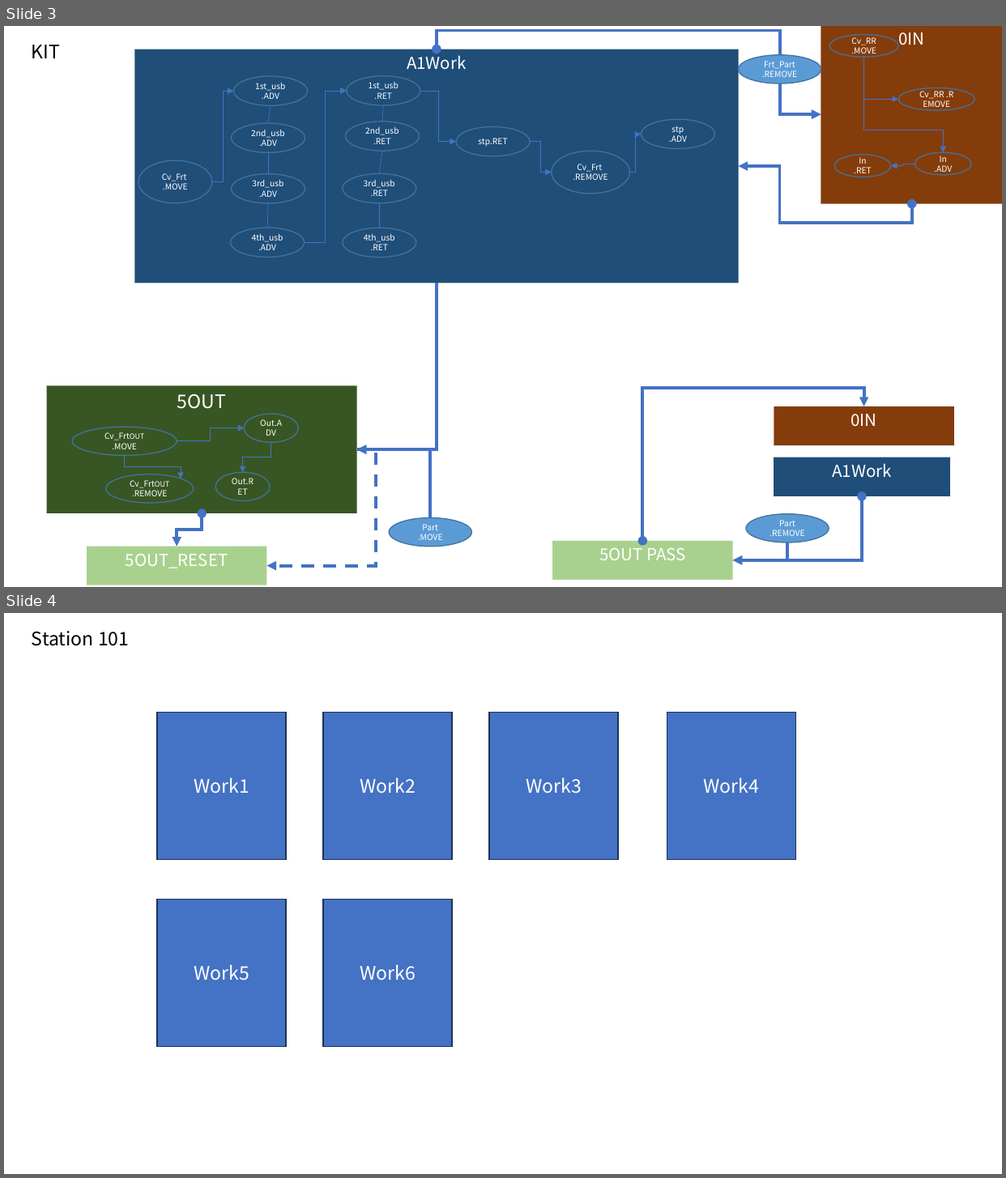
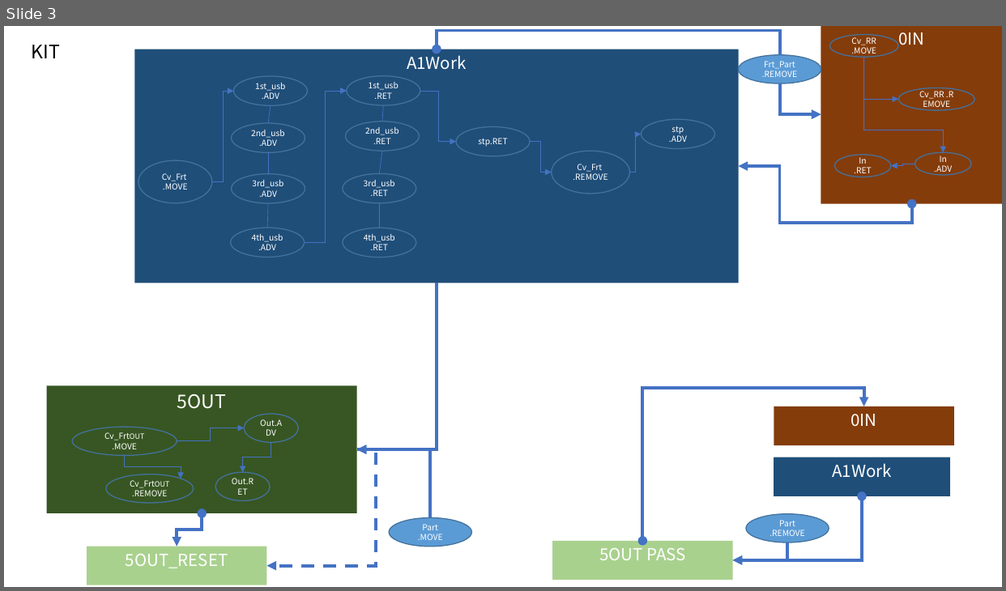
Before and after one commit to DualsoftDev/ds, a slide deck: DsDotNet/src/UnitTest/UnitTest.Model/ImportOfficeExample/Sample/kit.pptx. Shown one above the other, each under a label of ours: slides 3 and 4 before the commit, slide 3 after it. The pictures are 1006x1178 and 1006x591 pixels, drawn with LibreOffice and Linux fonts; fonts in the diff are those of the drawing. Boxes give left, top, right and bottom in pixels: in the first picture for what was removed or moved away, otherwise in the second. Text is boxed around its words. In the diff, an @@ line names an element or a change of style, - is before the commit and + after.

```diff
--- a/DsDotNet/src/UnitTest/UnitTest.Model/ImportOfficeExample/Sample/kit.pptx
+++ b/DsDotNet/src/UnitTest/UnitTest.Model/ImportOfficeExample/Sample/kit.pptx
@@ slide 4 removed at box(4, 613, 1002, 1174), background #FFFFFF @@
@@ title removed at box(32, 631, 129, 646) @@
-Station 101
@@ rectangle removed at box(157, 712, 286, 859) @@
-Work1
@@ rectangle removed at box(323, 712, 452, 859) @@
-Work2
@@ rectangle removed at box(489, 712, 618, 859) @@
-Work3
@@ rectangle removed at box(667, 712, 796, 859) @@
-Work4
@@ rectangle removed at box(157, 899, 286, 1046) @@
-Work5
@@ rectangle removed at box(323, 899, 452, 1046) @@
-Work6
```
Also in this commit, not shown: 1 slide changed, 1 other slide removed, 8 other files.
